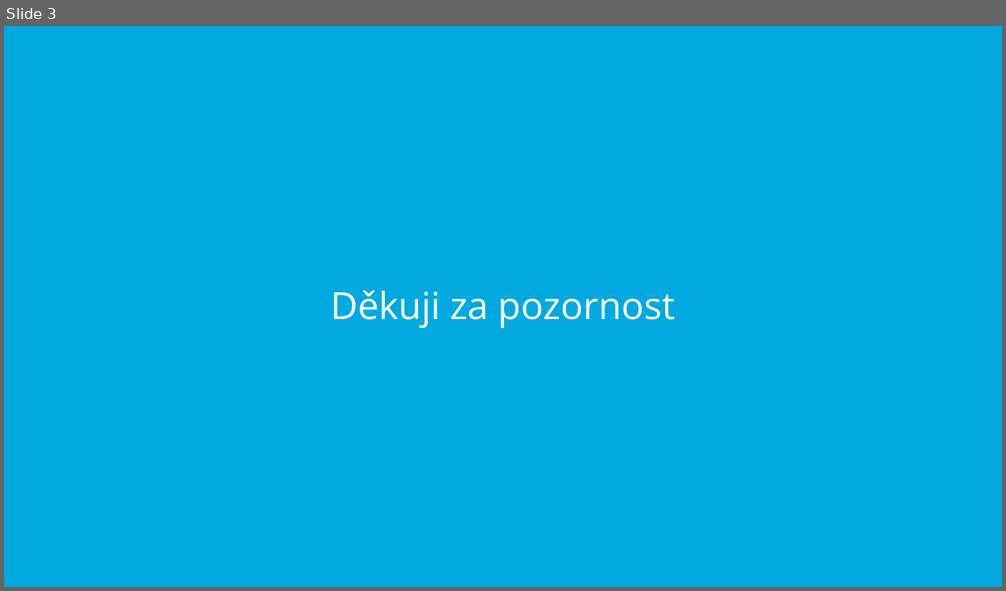
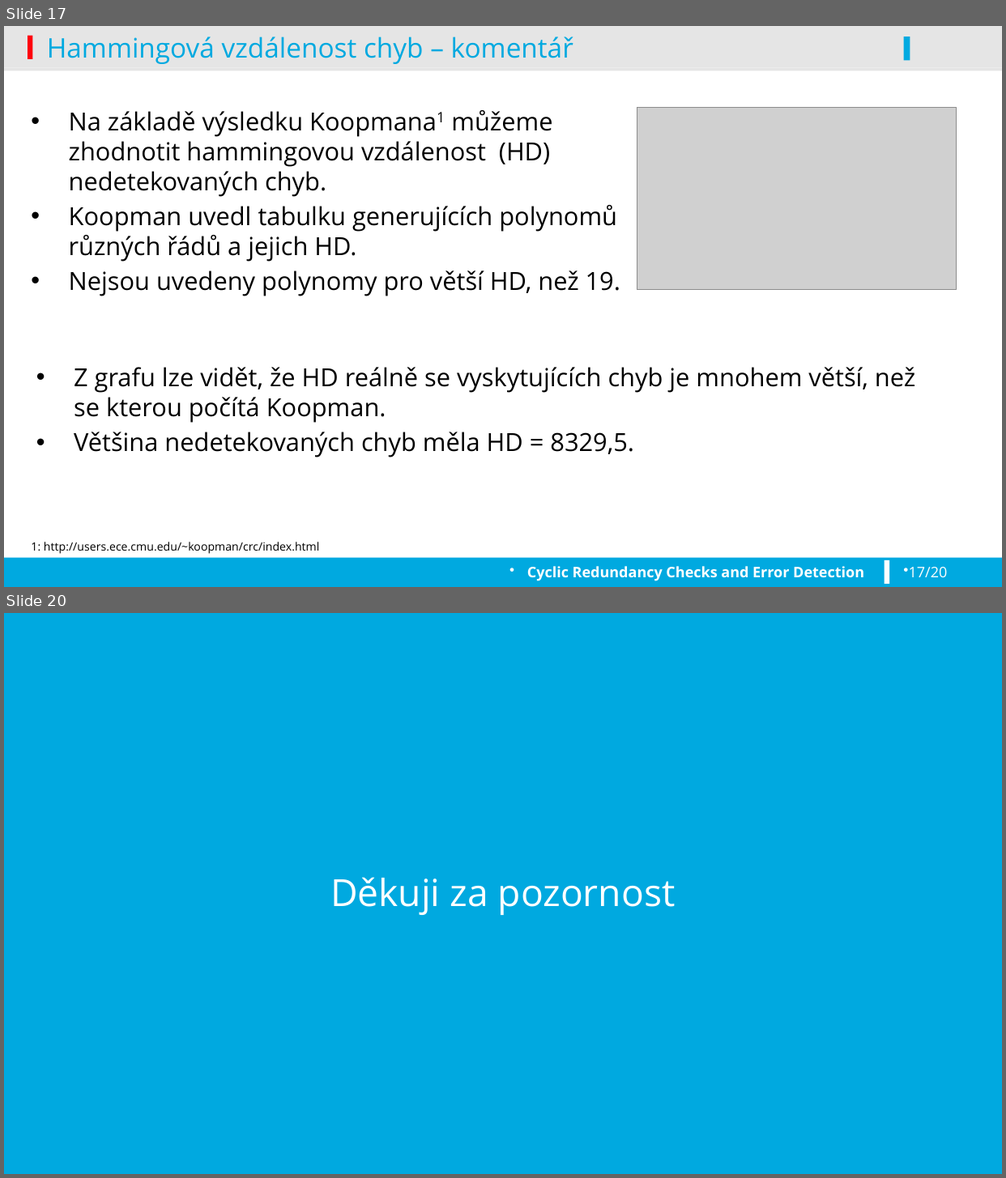
Before and after one commit to koniksedy/VUT-FIT, a slide deck: SPP-prezentace.pptx. Shown one above the other, each under a label of ours: slide 3 before the commit, slides 17 and 20 after it; the slides between them are not shown. The pictures are 1006x591 and 1006x1178 pixels, drawn with LibreOffice and Linux fonts; fonts in the diff are those of the drawing; grey boxes stand for pictures; background and template pictures are left out. Boxes give left, top, right and bottom in pixels: in the first picture for what was removed or moved away, otherwise in the second. Text is boxed around its words. In the diff, an @@ line names an element or a change of style, - is before the commit and + after.

```diff
--- a/SPP-prezentace.pptx
+++ b/SPP-prezentace.pptx
@@ slide 17 added at box(4, 26, 1002, 587), background #FFFFFF @@
@@ rectangle added at box(4, 26, 1002, 68), fill #000000 at 10% opacity @@
@@ rectangle added at box(27, 36, 32, 60), fill #FE000C @@
@@ title added at box(47, 37, 573, 64), 26 pt, text #00A9E0 @@
+Hammingová vzdálenost chyb – komentář
@@ rectangle added at box(904, 37, 910, 61), fill #00A9E0 @@
@@ rectangle added at box(4, 68, 1002, 71), fill #000000 at 10% opacity @@
@@ text added at box(69, 110, 620, 297), 24 pt, text #000000 @@
+• Na základě výsledku Koopmana1 můžeme zhodnotit hammingovou vzdálenost (HD) nedetekovaných chyb.
+• Koopman uvedl tabulku generujících polynomů různých řádů a jejich HD.
+• Nejsou uvedeny polynomy pro větší HD, než 19.
@@ picture added at box(637, 108, 957, 290) @@
@@ text added at box(74, 367, 915, 458), 24 pt, text #000000 @@
+• Z grafu lze vidět, že HD reálně se vyskytujících chyb je mnohem větší, než se kterou počítá Koopman.
+• Většina nedetekovaných chyb měla HD = 8329,5.
@@ rectangle added at box(4, 558, 1002, 587), fill #00A9E0 @@
@@ text added at box(31, 542, 319, 554), 11 pt, text #000000 @@
+1: http://users.ece.cmu.edu/~koopman/crc/index.html
@@ text added at box(527, 566, 864, 582), 14 pt, text #FFFFFF, bold @@
+Cyclic Redundancy Checks and Error Detection
@@ rectangle added at box(884, 561, 889, 584), fill #FFFFFF @@
@@ page number added at box(909, 567, 948, 578), 14 pt, text #FFFFFF @@
+17/20
@@ what was slide 3 is now slide 20 @@
```
Also in this commit, not shown: 1 slide changed, 17 other slides added, 1 slide removed, 1 other file.
